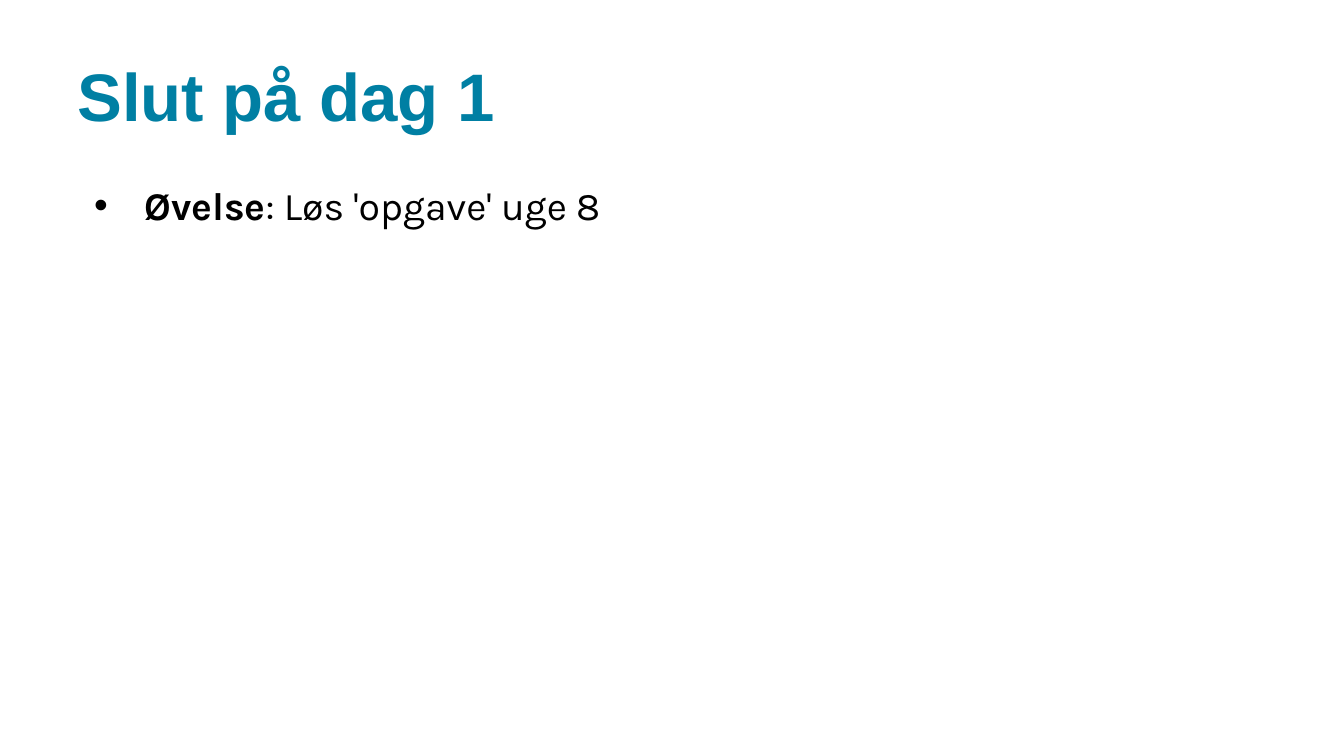
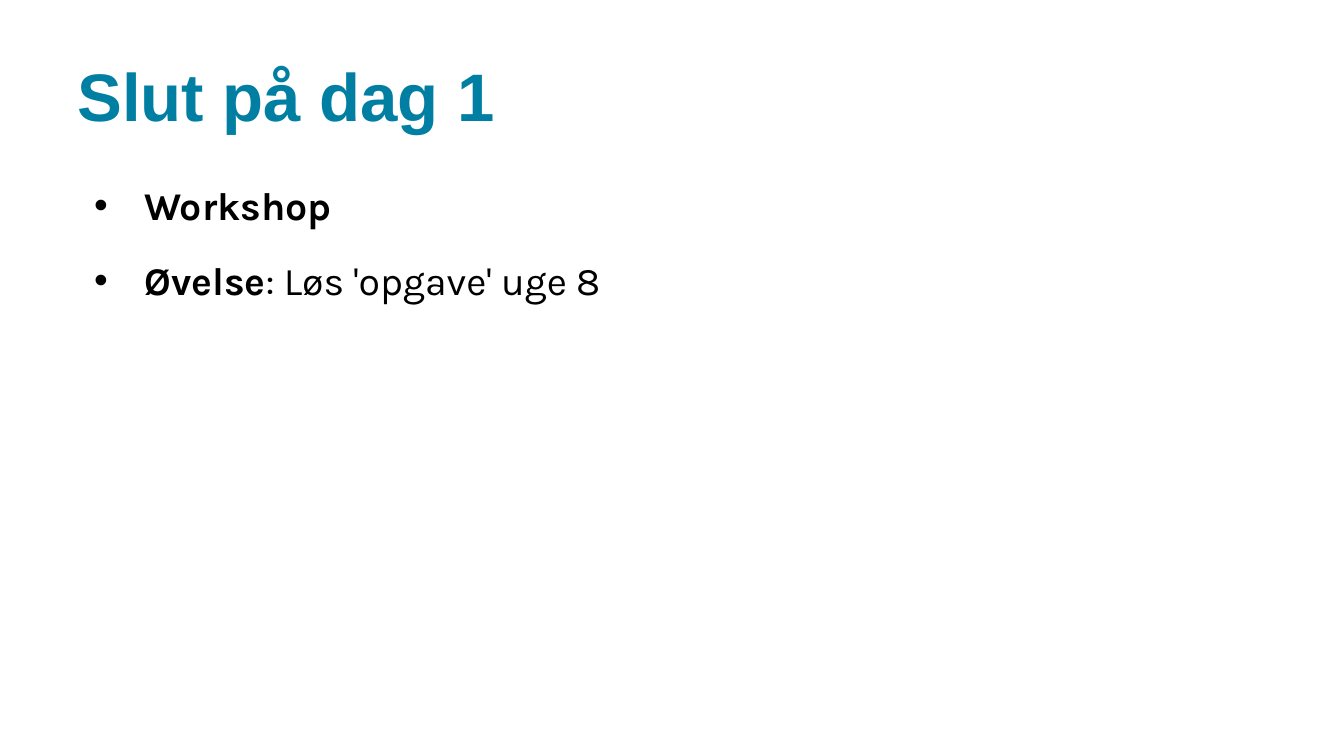
Before and after one commit to xbibogo/MMD24, a slide deck: slide 15 of semester2 PPT/Uge8_JSDay1.pptx. Drawn at 1344x756 pixels with LibreOffice and Linux fonts; fonts in the diff are those of the drawing. Boxes give left, top, right and bottom in pixels: in the first picture for what was removed or moved away, otherwise in the second. Text is boxed around its words. In the diff, an @@ line names an element or a change of style, - is before the commit and + after.

```diff
--- a/semester2 PPT/Uge8_JSDay1.pptx
+++ b/semester2 PPT/Uge8_JSDay1.pptx
@@ text at (144,193,331,230): paragraph added @@
+• Workshop
```
Also in this commit, not shown: 2 other slides changed, 5 other files.
